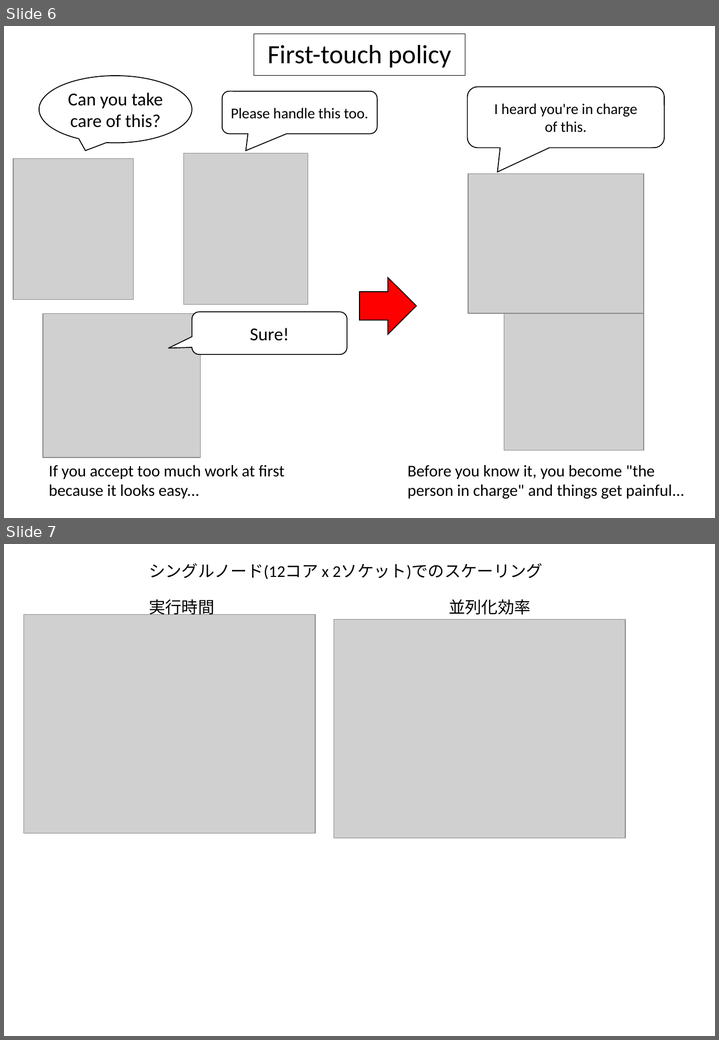
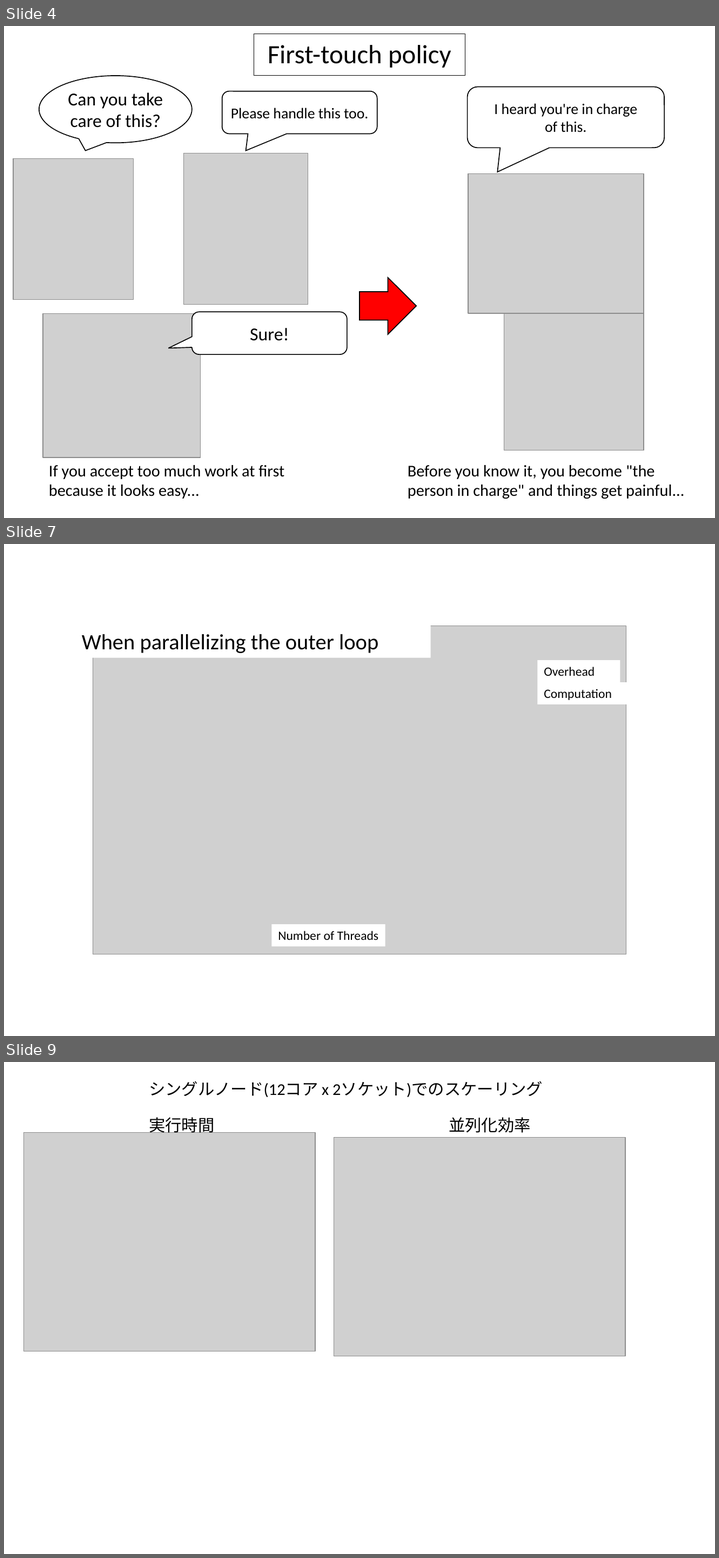
Before and after one commit to kaityo256/sevendayshpc, a slide deck: site-assets/sources/day6/fig-ja-en.pptx. Shown one above the other, each under a label of ours: slides 6 and 7 before the commit, slides 4, 7 and 9 after it; the slides between them are not shown. The pictures are 719x1040 and 719x1558 pixels, drawn with LibreOffice and Linux fonts; fonts in the diff are those of the drawing; grey boxes stand for pictures. Boxes give left, top, right and bottom in pixels: in the first picture for what was removed or moved away, otherwise in the second. Text is boxed around its words. In the diff, an @@ line names an element or a change of style, - is before the commit and + after.

```diff
--- a/site-assets/sources/day6/fig-ja-en.pptx
+++ b/site-assets/sources/day6/fig-ja-en.pptx
@@ slide 7 added at box(4, 544, 715, 1036), background #FFFFFF @@
@@ rectangle added at box(75, 624, 431, 657), fill #FFFFFF, 24 pt, text #000000 @@
+When parallelizing the outer loop
@@ picture added at box(93, 626, 626, 955) @@
@@ rectangle added at box(538, 660, 620, 682), fill #FFFFFF, 14 pt, text #000000 @@
+Overhead
@@ rectangle added at box(538, 682, 629, 705), fill #FFFFFF, 14 pt, text #000000 @@
+Computation
@@ rectangle added at box(272, 925, 385, 947), fill #FFFFFF, 14 pt, text #000000 @@
+Number of Threads
@@ what was slide 6 is now slide 4 @@
@@ what was slide 7 is now slide 9 @@
```
Also in this commit, not shown: 1 slide changed, 3 other slides added, 2 slides removed, 5 other files.
